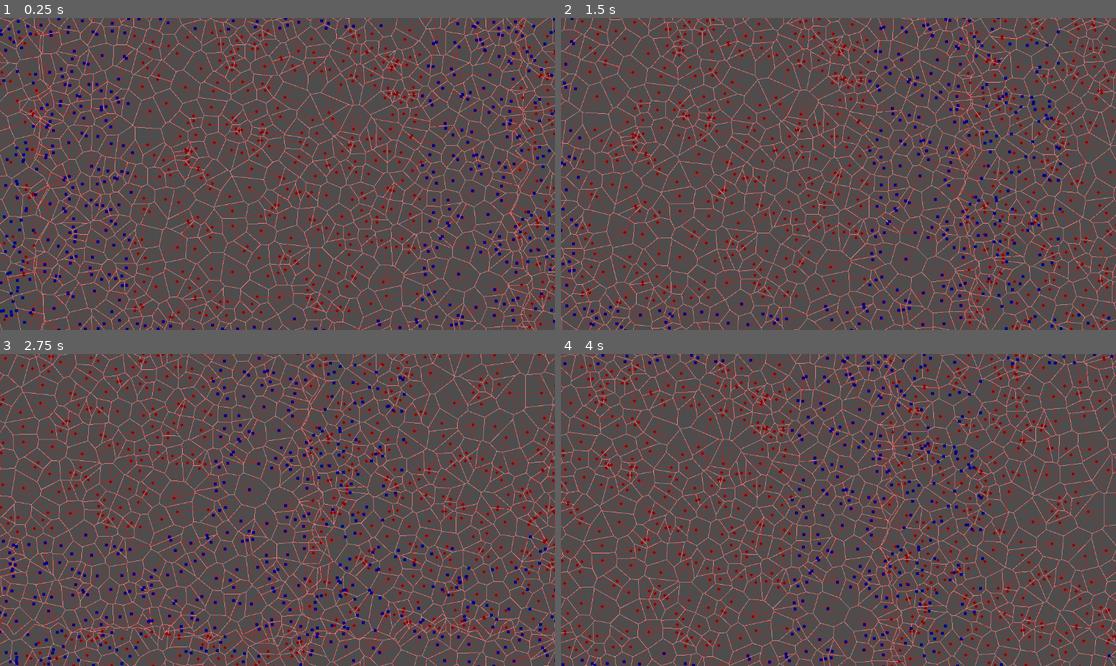
Above: before the commit, frames 1-4 (two rows, left to right).
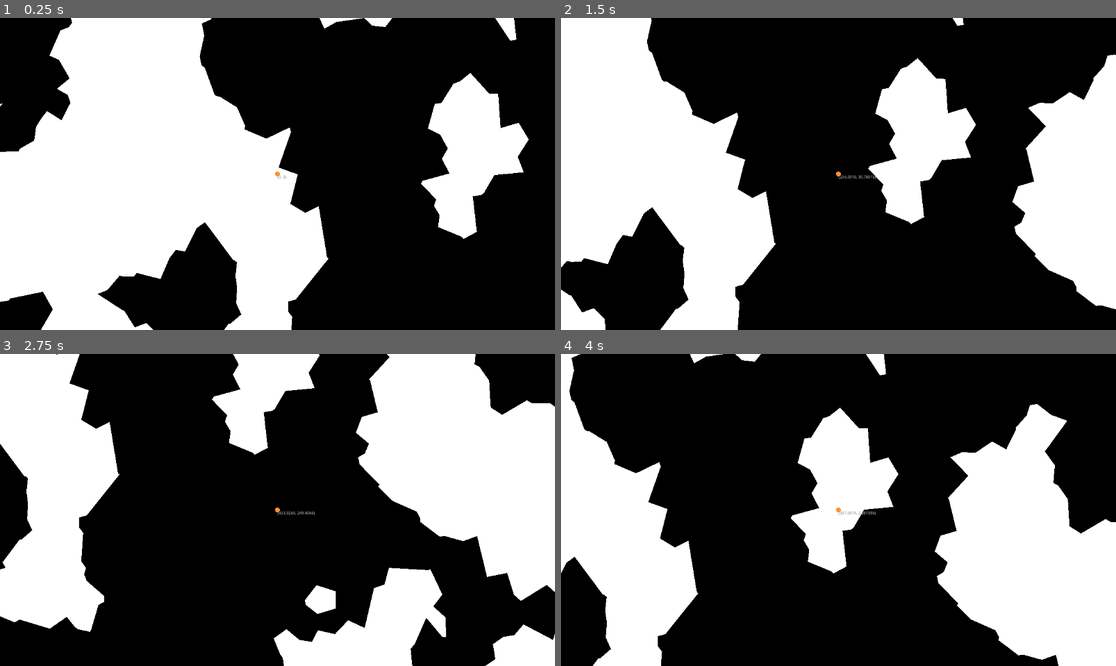
Above: after the commit, the same moments.

Repository: robinvanderkooi/Creative
Game: Godot game, scene res://Scenes/Testing/testing.tscn
Two runs of this game, one before a commit and one after it. Both use one fixed random seed, a clock stepped at 60 frames per second and the inputs below.
Inputs:
- Up to frame 1 (0.25 s): no input
- Up to frame 2 (1.5 s): tap Enter at 0.5 s; hold D (move_right) 0.53-1.28 s; hold S (move_down) from 1.28 s (still down)
- Up to frame 3 (2.75 s): release S (move_down) at 2.03 s; hold D (move_right) from 2.03 s (still down)
- Up to frame 4 (4 s): release D (move_right) at 2.78 s; hold W (move_up) 2.78-3.53 s; hold A (move_left) from 3.53 s (still down)

The runs differ from the first frame. In frame 1, 100% of the frame differs, in the area x 0-100%, y 0-100%; in frame 2, 100%; in frame 3, 100%; in frame 4, 100%.

Commit message:
Almost chunk loading
Can move to load more chunks but the chunks need work.

Diff:
--- a/Scenes/Player/Player.gd
+++ b/Scenes/Player/Player.gd
@@ -11,6 +11,7 @@
 	if contact_world:
 		contact_world = false
 		World.set_world_position(64,64)
+	World.set_local_position(self,position)
 
 	var updown = Input.get_axis("move_up","move_down")
 	var leftright = Input.get_axis("move_left","move_right")
@@ -22,4 +23,4 @@
 
 	get_node("Label").text = str(position)
 
-	World.set_local_position(position)
+	World.set_local_position(null,position)
--- a/Scenes/Player/Player.tscn
+++ b/Scenes/Player/Player.tscn
@@ -16,13 +16,11 @@
 shape = SubResource("CircleShape2D_helqr")
 
 [node name="Polygon2D" type="Polygon2D" parent="."]
-visible = false
 scale = Vector2(0.5, 0.5)
 color = Color(1, 0.564706, 0.2, 1)
 polygon = PackedVector2Array(-10, 2, -10, -1, -9, -5, -6, -8, -3, -10, 2, -10, 6, -8, 8, -6, 10, -3, 10, 3, 7, 7, 4, 9, 0, 10, -3, 10, -6, 8, -8, 6)
 
 [node name="Label" type="Label" parent="."]
-visible = false
 offset_right = 40.0
 offset_bottom = 23.0
 text = "Testing"
--- a/Scenes/Terrain/terrain.gd
+++ b/Scenes/Terrain/terrain.gd
@@ -4,10 +4,11 @@
 
 #TODO REWORK THIS CLASS TO WORK WITH WORLD
 
-@export var count : int = 1000
+@export var count : int = 400
 @export var width : int = 1000
 @export var height : int = 1000
 @export var seed : int = -1
+@export var edge_range:float = 200
 
 var world_position:Coord
 
@@ -17,6 +18,9 @@
 var neighbor_triangles := Dictionary()
 var neighbor_points := Dictionary()
 
+var other_neighbor_counts := PackedInt32Array()
+var other_neighbor_indexes := PackedInt32Array()
+
 var halfway_points := []
 var perpendicular_vectors := []
 var perpendicular_intersections := []
@@ -27,6 +31,7 @@
 var _randy:RandomNumberGenerator = null
 var _hasInitialized := false
 
+var _bigpoint_debuginfo:PackedStringArray=[]
 
 #func _ready() -> void:
 	#GeneratePoints()
@@ -132,25 +137,89 @@
 	#while StablizeTerrain():pass
 	#var hmmm = 123
 
+func create_debug_points():
+	var norm_label_settings:LabelSettings = LabelSettings.new()
+	norm_label_settings.font_color = (Color.LIGHT_SALMON + Color.WHITE)/2
+	var other_label_settings:LabelSettings = LabelSettings.new()
+	other_label_settings.font_color = (Color.LIGHT_BLUE + Color.WHITE)/2
+	for p in bigpoints.size():
+		var pnt = bigpoints[p]
+		var visual_point := Polygon2D.new()
+		visual_point.polygon = [Vector2(-5,0),Vector2(0,5),Vector2(5,0),Vector2(0,-5)]
+		visual_point.color = Color.BLACK
+		visual_point.position = pnt
+		visual_point.z_index = 3
+		add_child(visual_point)
+		var visual_point_ui : Label=Label.new()
+		visual_point_ui.text = _bigpoint_debuginfo[p]
+		visual_point_ui.scale = Vector2.ONE * 0.3
+		if p < count:
+			visual_point_ui.label_settings = norm_label_settings
+		else:
+			visual_point_ui.label_settings = other_label_settings
+			visual_point_ui.position += Vector2(0,-6)
+		visual_point.add_child(visual_point_ui)
+		add_child(visual_point_ui)
+	var new_box:Line2D=Line2D.new()
+	new_box.add_point(Vector2(-500,-500))
+	new_box.add_point(Vector2(-500,500))
+	new_box.add_point(Vector2(500,500))
+	new_box.add_point(Vector2(500,-500))
+	new_box.closed = true
+	new_box.width = 2
+	new_box.default_color = Color.ANTIQUE_WHITE
+	new_box.z_index = -10
+	add_child(new_box)
+	var position_ui : Label=Label.new()
+	position_ui.text = str(world_position.x) + ", " + str(world_position.y)
+	add_child(position_ui)
+
+
 func create_debug_scenes():
+	var norm_label_settings:LabelSettings = LabelSettings.new()
+	norm_label_settings.font_color = (Color.LIGHT_SALMON + Color.WHITE)/2
+	var other_label_settings:LabelSettings = LabelSettings.new()
+	other_label_settings.font_color = (Color.LIGHT_BLUE + Color.WHITE)/2
+
+	var new_box:Line2D=Line2D.new()
+	new_box.add_point(Vector2(-500,-500))
+	new_box.add_point(Vector2(-500,500))
+	new_box.add_point(Vector2(500,500))
+	new_box.add_point(Vector2(500,-500))
+	new_box.closed = true
+	new_box.width = 2
+	new_box.default_color = Color.ANTIQUE_WHITE
+	new_box.z_index = -10
+	add_child(new_box)
 	DoDelaunayBetter()
 	print("bigpoint size "+str(bigpoints.size()))
-	var original_points := bigpoints.slice(0,1000)
-	var other_points := bigpoints.slice(1000)
-	for pnt in original_points:
-		var visual_point := Polygon2D.new()
-		visual_point.polygon = [Vector2(-3.5,0),Vector2(0,3.5),Vector2(3.5,0),Vector2(0,-3.5)]
-		visual_point.color = Color.DARK_RED
-		visual_point.position = pnt
-		visual_point.z_index = 1
-		add_child(visual_point)
-	for pnt in other_points:
-		var visual_point := Polygon2D.new()
-		visual_point.polygon = [Vector2(-3,-3),Vector2(-3,3),Vector2(3,3),Vector2(3,-3)]
-		visual_point.color = Color.DARK_BLUE
-		visual_point.position = pnt
-		visual_point.z_index = 2
-		add_child(visual_point)
+	var original_points := bigpoints.slice(0,count)
+	var other_points := bigpoints.slice(count)
+	for p in bigpoints.size():
+		var visual_point_ui : Label=Label.new()
+		visual_point_ui.text = _bigpoint_debuginfo[p]
+		visual_point_ui.scale = Vector2.ONE * 0.3
+		if p < count:
+			visual_point_ui.label_settings = norm_label_settings
+		else:
+			visual_point_ui.label_settings = other_label_settings
+			visual_point_ui.position += Vector2(0,-6)
+		if p < count:
+			var visual_point := Polygon2D.new()
+			visual_point.polygon = [Vector2(-3.5,0),Vector2(0,3.5),Vector2(3.5,0),Vector2(0,-3.5)]
+			visual_point.color = Color.DARK_RED
+			visual_point.position = bigpoints[p]
+			visual_point.z_index = 1
+			visual_point.add_child(visual_point_ui)
+			add_child(visual_point)
+		else:
+			var visual_point := Polygon2D.new()
+			visual_point.polygon = [Vector2(-8,-8),Vector2(-8,8),Vector2(8,8),Vector2(8,-8)]
+			visual_point.color = Color.DARK_BLUE
+			visual_point.position = bigpoints[p]
+			visual_point.z_index = 2
+			visual_point.add_child(visual_point_ui)
+			add_child(visual_point)
 	for p in count:
 		var my_neighbors = neighbor_points[p]
 		for n in my_neighbors.size():
@@ -258,16 +327,21 @@
 			if y == -1 : new_world_position.move_up()
 			if y == 1 : new_world_position.move_down()
 			var other_terrain:Terrain = World.terrains[new_world_position.to_index()]
-			var other_points = other_terrain.bigpoints.slice(0,1000)
+			var other_points = other_terrain.bigpoints.slice(0,count)
 			var count_added = 0
-			for pnt in other_points:
-				if x == -1 && pnt.x < 300.0: continue
-				if x == 1 && pnt.x > -300.0: continue
-				if y == -1 && pnt.y < 300.0: continue
-				if y == 1 && pnt.y > -300.0: continue
+			for p in other_points.size():
+				var pnt = other_points[p]
+				var max_range = edge_range
+				if x == -1 && pnt.x < max_range: continue
+				if x == 1 && pnt.x > -max_range: continue
+				if y == -1 && pnt.y < max_range: continue
+				if y == 1 && pnt.y > -max_range: continue
 				count_added+=1
 				var new_point:Vector2 = pnt + Vector2(x * 1000,y * 1000)
 				bigpoints.append(new_point)
+				_bigpoint_debuginfo.append("Pnt " + str(p) + " in " + new_world_position.to_string())
+			other_neighbor_counts.append(count_added)
+			other_neighbor_indexes.append(new_world_position.to_index())
 			print(["left","middle","right"][x+1]+" "+["top","middle","bottom"][y+1]+" "+str(count_added))
 
 	for n in count:
@@ -315,6 +389,7 @@
 	_randy.seed = seed
 	for i in count:
 		bigpoints.append(Vector2(_randy.randf_range(width/-2,width/2),_randy.randf_range(width/-2,width/2)))
+		_bigpoint_debuginfo.append("Pnt " + str(i) + " in " + world_position.to_string())
 
 
 
@@ -346,16 +421,28 @@
 				var neighbor_value = 1.0
 				if point_values.has(neighbor_index):
 					neighbor_value = point_values[neighbor_index]
+				else:
+					var foreign_lookup = get_foreign_index(neighbor_index-count)
+					var foreign_terrain:Terrain=World.terrains[foreign_lookup[1]]
+					neighbor_value = foreign_terrain.point_values[foreign_lookup[0]]
 				neighbor_total += neighbor_value
 			var ratio = neighbor_total / neighbor_count
-			if ratio > 0.55 && myval == 0:
+			if ratio > 0.50 && myval == 0:
 				point_values[p] = 1.0
 				changed = true
-			if ratio < 0.45 && myval == 1:
+			if ratio < 0.50 && myval == 1:
 				point_values[p] = 0.0
 				changed = true
 
 
-
 func draw_polys():
 	pass
+
+
+func get_foreign_index(p:int)->Array:
+	for n in other_neighbor_counts.size():
+		if p < other_neighbor_counts[n]:
+			return [p, other_neighbor_indexes[n]]
+		else:
+			p -= other_neighbor_counts[n]
+	return []
--- a/Singletons/world.gd
+++ b/Singletons/world.gd
@@ -17,6 +17,10 @@
 var _world_seeds:=Dictionary()
 
 func _init() -> void:
+	var c = Coord.new_coord(2,5)
+	var ctoi = c.to_index()
+	var itoc = _index_to_coord(ctoi)
+	var hmmm = 123
 	pass
 func _ready() -> void:
 	pass
@@ -44,11 +48,8 @@
 
 	var data_map := _generate_data_map()
 	var render_map := _generate_render_map()
-
 	data_map.sort()
 	render_map.sort()
-	current_data_map.sort()
-	current_render_map.sort()
 
 	var to_ininialize:=PackedInt32Array()
 	var to_destroy:=PackedInt32Array()
@@ -60,30 +61,31 @@
 	for ind in render_map: if !current_render_map.has(ind): to_render.append(ind)
 	for ind in current_render_map: if !render_map.has(ind): to_conceal.append(ind)
 
-	if ! terrains.has(_coord_to_index(world_position)):
-		#Get the data for the terrain.
-
-		print("total terrains: " + str(to_ininialize.size()))
-		for index in to_ininialize:
-			print("initialize: " + str(index))
-			if !terrains.has(index):
-				var current_scene = get_tree().current_scene
-				var new_terrain:Terrain= terrain_scene.instantiate()
-				var new_coords = _index_to_coord(index)
-				current_scene.add_child(new_terrain)
-				new_terrain.seed = world_seed + index
-				new_terrain.world_position = new_coords
-				new_terrain.initialize()
-				var diff = new_coords.subtract(world_position)
-				new_terrain.position = Vector2(1000 * diff.x, 1000 * diff.y)
-				terrains[index] = new_terrain
-		for index in to_render:
-			print("render: " + str(index))
-			terrains[index].create_debug_scenes()
-			#terrains[index].create_scenes()
-
+	print("total terrains: " + str(to_ininialize.size()))
+	for index in to_ininialize:
+		print("initialize: " + str(index))
+		if !terrains.has(index):
+			var current_scene = get_tree().current_scene
+			var new_terrain:Terrain= terrain_scene.instantiate()
+			var new_coords = _index_to_coord(index)
+			current_scene.add_child(new_terrain)
+			new_terrain.seed = world_seed + index
+			new_terrain.world_position = new_coords
+			new_terrain.initialize()
+			var diff = new_coords.subtract(world_position)
+			new_terrain.position = Vector2(1000 * diff.x, 1000 * diff.y)
+			terrains[index] = new_terrain
+			#terrains[index].create_debug_points()
+	for index in to_render:
+		print("render: " + str(index))
+		#terrains[index].create_debug_scenes()
+		terrains[index].create_scenes()
 	current_data_map = data_map
 	current_render_map = render_map
+
+func move_scenes(v:Vector2):
+	for ter in terrains.values():
+		ter.position += v
 
 func _generate_data_map() -> PackedInt32Array:
 	return _generate_map_by_range(data_distance)
@@ -108,19 +110,39 @@
 """Player Scipts"""
 ##Hard reset the world position.
 func set_world_position(x:int, y:int):
-	world_position = Coord.new_coord(x,y)
-	_initialize_terrain()
+	set_world_position_coord(Coord.new_coord(x,y))
+func set_world_position_coord(c:Coord)->Vector2:
+	if world_position.to_index() != c.to_index():
+		var diff = world_position.subtract(c)
+		var moveby := Vector2(diff.x * 1000, diff.y * 1000)
+		move_scenes(moveby)
+		world_position = c
+		_initialize_terrain()
+		return -moveby
+	return Vector2.ZERO
 ##Report on your position. Sets world position if
-func set_local_position(v:Vector2):
-	pass
+func set_local_position(player:Node2D,pos:Vector2):
+	var new_world_position:Coord=Coord.new_coord(64,64)
+	var x = floori((abs(pos.x)+500)/1000)
+	var y = floori((abs(pos.y)+500)/1000)
+	if x>0 || y>0:
+		for n in x:
+			if pos.x < 0 : new_world_position.move_left()
+			else: new_world_position.move_right()
+		for n in y:
+			if pos.y < 0 : new_world_position.move_up()
+			else: new_world_position.move_down()
+	var moveby = set_world_position_coord(new_world_position)
+	if player != null:
+		player.position += moveby
 
 
 """Helpers"""
 func _coords_to_index(x:int, y:int) -> int:
-	return (x * 128) + y
+	return x + (128 * y)
 func _coord_to_index(c:Coord) -> int:
 	return _coords_to_index(c.x,c.y)
 func _index_to_coord(i:int) -> Coord:
-	var y:int = i % 128
-	var x:int = (i-y)/128
-	return Coord.new_coord(y,x)
+	var x:int = i % 128
+	var y:int = (i-x)/128
+	return Coord.new_coord(x,y)
--- a/Utility/coord.gd
+++ b/Utility/coord.gd
@@ -16,7 +16,7 @@
 func move_right():x=(x+1)%128
 
 func to_index()->int:
-	return (x*128)+y
+	return x + (128 * y)
 func copy() -> Coord:
 	return new_coord(x,y)
 static func new_coord(x:int,y:int)->Coord:
@@ -27,3 +27,6 @@
 
 func subtract(c:Coord) -> Coord:
 	return new_coord(x-c.x, y-c.y)
+
+func _to_string() -> String:
+	return "(" + str(x) + "," + str(y) + ")"
